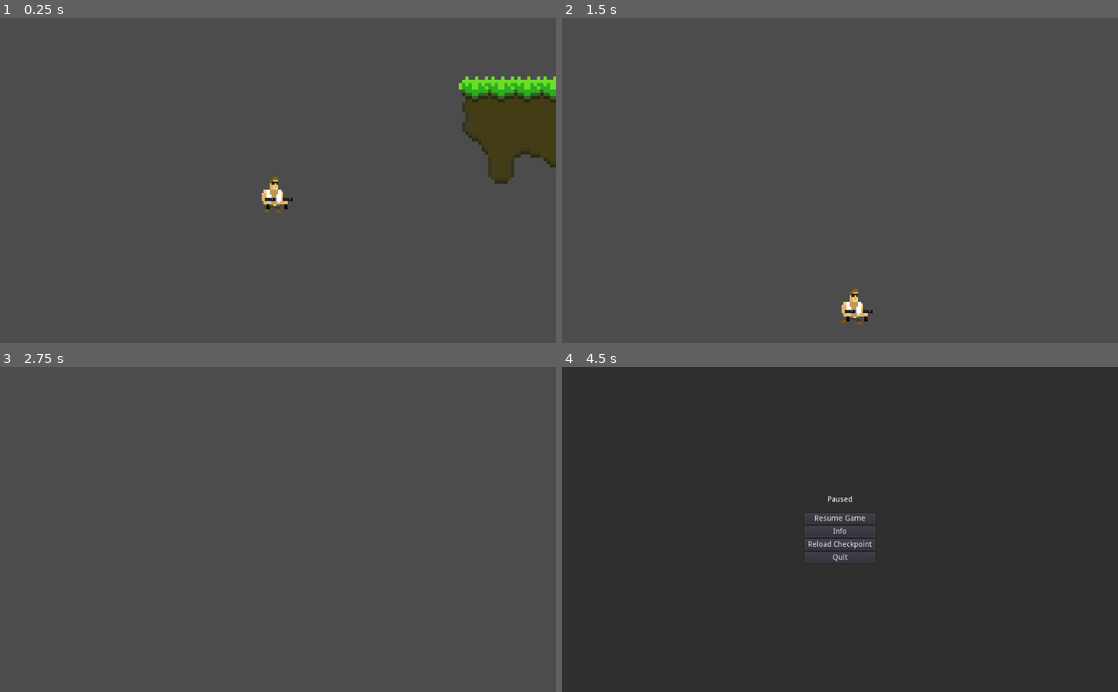
Above: before the commit, frames 1-4 (two rows, left to right).
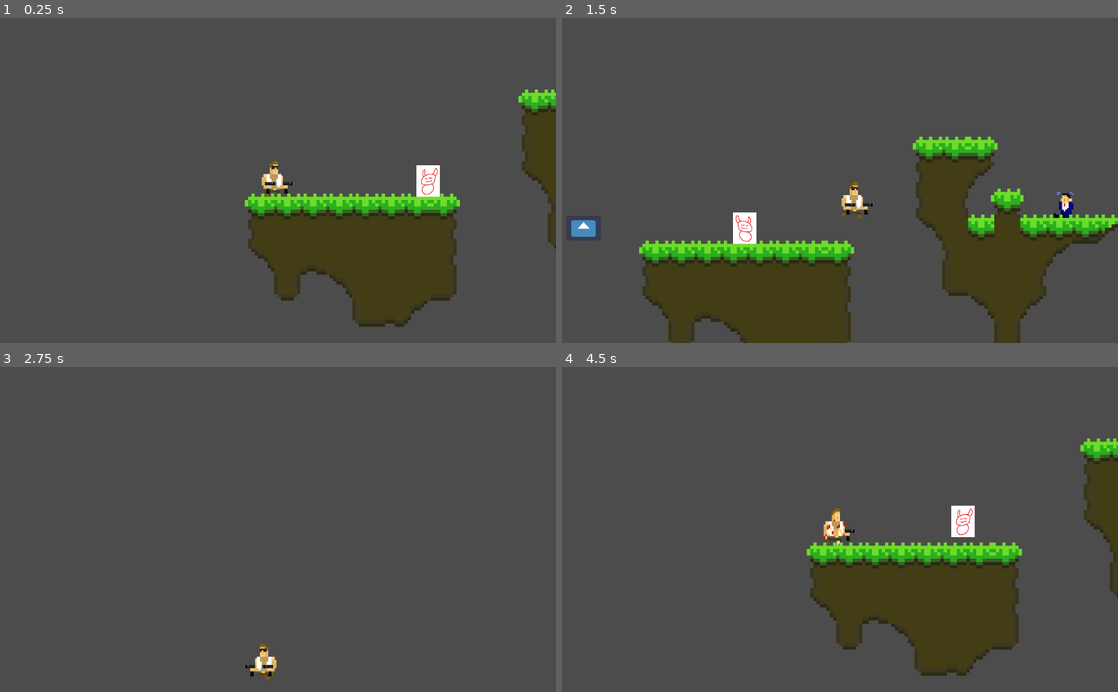
Above: after the commit, the same moments.

Repository: Slimonade1/Eksamensprojekt
Game: Godot game, scene res://Scenes/masterScene.tscn
The game is run twice, just before and just after one commit, with the same random seed, the same clock (stepped at 60 frames per second) and the same inputs. The engine's default icon, where the game draws it, is replaced by a stand-in: a white triangle on a blue panel in a dark square.
Inputs:
- Up to frame 1 (0.25 s): no input
- Up to frame 2 (1.5 s): tap Enter at 0.5 s; hold D (ui_right) from 0.53 s (still down); tap W (ui_up) at 0.77 s
- Up to frame 3 (2.75 s): tap W (ui_up) at 1.52 s; release D (ui_right) at 2.03 s; hold A (ui_left) from 2.03 s (still down)
- Up to frame 4 (4.5 s): release A (ui_left) at 2.78 s; hold D (ui_right) 2.78-4.25 s; tap W (ui_up) at 3.02, 3.77 s; tap Space at 3.5 s; tap Escape (pause) at 4.15 s; click "Reload Checkpoint" at 4.25 s

The runs differ from the first frame. In frame 1, 17% of the frame differs, in the area x 44-100%, y 17-96%; in frame 2, 22%; in frame 3, 0.3%; in frame 4, 98%, in the area x 0-100%, y 0-100%.

Commit message:
infoskreen

Diff:
--- a/Scenes/gameScene.tscn
+++ b/Scenes/gameScene.tscn
@@ -908,9 +908,13 @@
 [node name="CanvasLayer2" type="CanvasLayer" parent="."]
 
 [node name="CharacterDescription" parent="CanvasLayer2" instance=ExtResource( 7 )]
+margin_left = 387.0
+margin_top = -708.0
+margin_right = 387.0
+margin_bottom = -708.0
 
 [node name="Player" parent="." instance=ExtResource( 1 )]
-position = Vector2( 21, -266 )
+position = Vector2( 415, -444 )
 
 [node name="Camera2D" type="Camera2D" parent="Player"]
 position = Vector2( 0, 10 )
--- a/Scripts/CharacterDescription.gd
+++ b/Scripts/CharacterDescription.gd
@@ -4,9 +4,11 @@
 onready var description = $CanvasLayer
 onready var showing = false
 
-func _unhandled_input(event):
+func _process(delta):
 	if showing:
-		self.is_paused = !is_paused
+		self.is_paused = true
+		set_is_paused(self.is_paused)
+		print("OMG CharacterDescription Showings", is_paused )
 
 func set_is_paused(value):
 	is_paused = value
--- a/Scripts/Companion.gd
+++ b/Scripts/Companion.gd
@@ -9,6 +9,7 @@
 
 func _on_Companion_body_entered(body):
 	if body.name == "Player":
+		print("OMG SHOWING")
 		body.showCompanion()
 		infoScreen.showing = true
 		queue_free()
